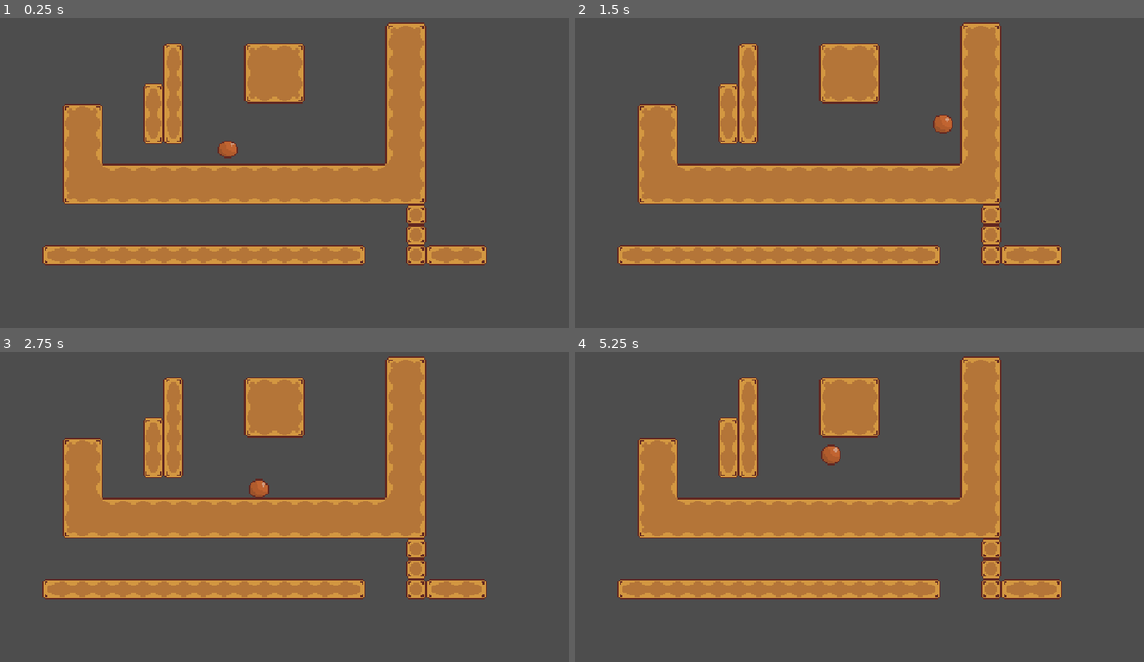
Above: before the commit, frames 1-4 (two rows, left to right).
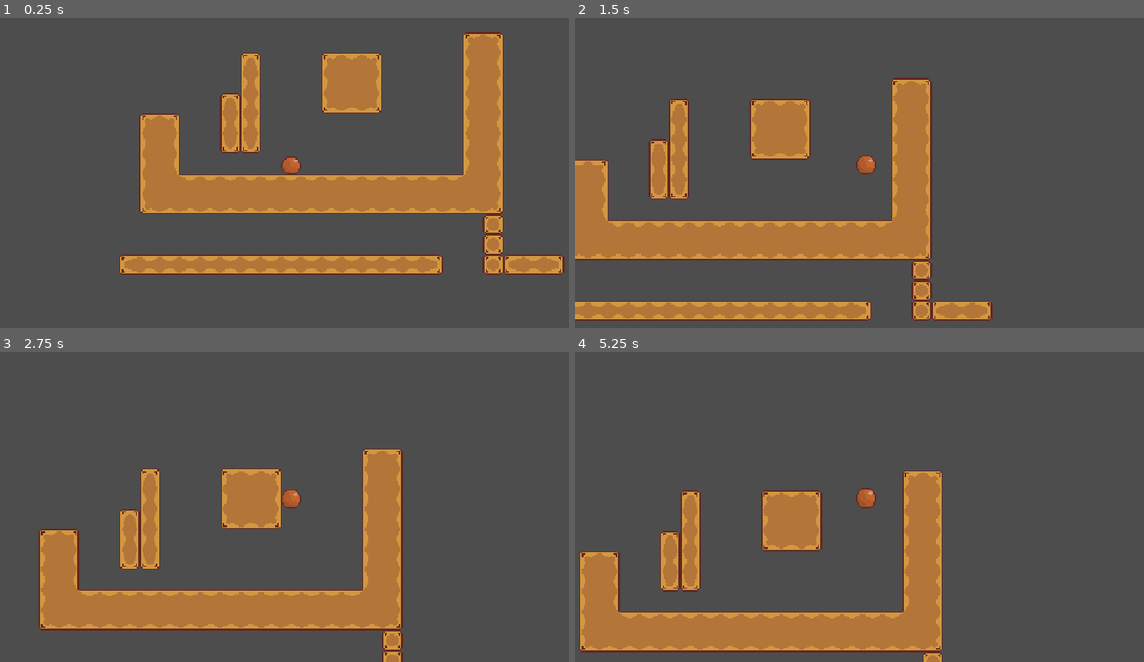
Above: after the commit, the same moments.

Repository: seanlhwi/Haven
Game: Godot game, scene res://game.tscn
Same seed, same stepped clock (60 frames per second), same inputs: the game is played once before the commit and once after it.
Inputs:
- Up to frame 1 (0.25 s): no input
- Up to frame 2 (1.5 s): tap Enter at 0.5 s; hold Space (jump) 0.53-1.28 s; hold Right (move_right) from 0.53 s (still down); tap Space (jump) at 1.35 s
- Up to frame 3 (2.75 s): tap Space (jump) at 1.52, 1.82 s; release Right (move_right) at 2.03 s; hold Left (move_left) from 2.03 s (still down); hold Space (jump) from 2.03 s (still down)
- Up to frame 4 (5.25 s): release Left (move_left) at 2.78 s; release Space (jump) at 2.78 s; hold Right (move_right) 2.78-4.28 s; tap Space (jump) at 2.85, 3.02, 3.32, 4.35, 4.52, 4.82 s; hold Space (jump) 3.53-4.28 s; hold Left (move_left) 4.28-5.03 s; hold Right (move_right) from 5.03 s (still down); hold Space (jump) from 5.03 s (still down)

The runs differ from the first frame. In frame 1, 31% of the frame differs, in the area x 7-100%, y 1-83%; in frame 2, 36%, in the area x 0-86%, y 1-98%; in frame 3, 31%; in frame 4, 34%.

Commit message:
Made Triple Jump Better

Diff:
--- a/Boba/Scenes/player.gd
+++ b/Boba/Scenes/player.gd
@@ -8,8 +8,8 @@
 const AIR_FRIC  = 350    # how quickly you slow down (lower number retains more velocity)
 
 # --- Jumping ---
-const JUMP_VELOCITIES = [-300.0, -387.0, -458.0] # jumps 1, 2, 3
-const COMBO_TIMER = 0.30 # time for combo jump after hittin floor
+const JUMP_VELOCITIES = [-200.0, -280.0, -360.0] # jumps 1, 2, 3
+const COMBO_TIMER = 0.10 # time for combo jump after hittin floor
 
 var jump_stage := 0   # counts jump stage
 var combo_timer := 0.0
@@ -45,21 +45,17 @@
 			jump_stage = 0 # waited too long, chain resets
 	else:
 		coyote_timer = max(coyote_timer - delta, 0.0)
-	# --- Coyote timer ---
-	if is_on_floor():
-		coyote_timer = COYOTE_TIME # if on floor, make coyote_timer 0.10
-	else:
-		coyote_timer = max(coyote_timer - delta, 0.0) # count down by delta each frame until time is 0.0
 
 	# --- Jump Buffer Timer ---
-	if Input.is_action_just_pressed("jump"):
+	if Input.is_action_pressed("jump"):
 		jump_buffer_timer = JUMP_BUFFER # if action just pressed make jump buffer timer 0.10
 	else:
 		jump_buffer_timer = max(jump_buffer_timer - delta, 0.0) # start buffer timer if button pressed in past frame, otherwise make timer = 0.0
 
 	if jump_buffer_timer > 0.0 and coyote_timer > 0.0:
 		velocity.y = JUMP_VELOCITIES[jump_stage]            # pick this jump's speed
-		jump_stage = (jump_stage + 1) % JUMP_VELOCITIES.size() # move to the next jump, wrap after the last
+		#jump_stage = (jump_stage + 1) % JUMP_VELOCITIES.size() # move to the next jump, wrap after the last
+		jump_stage = min(jump_stage + 1, JUMP_VELOCITIES.size() - 1) # advance, but stay on the last (highest) jump
 		combo_timer = COMBO_TIMER                         # restart the window
 		jump_buffer_timer = 0.0
 		coyote_timer = 0.0
--- a/Boba/game.tscn
+++ b/Boba/game.tscn
@@ -49,9 +49,9 @@
 [node name="Game" type="Node2D" unique_id=1714813775]
 
 [node name="Player" parent="." unique_id=335862165 instance=ExtResource("1_80nbo")]
-position = Vector2(-50, -52)
+position = Vector2(-61, -40)
 
-[node name="Camera2D" type="Camera2D" parent="." unique_id=832723039]
+[node name="Camera2D" type="Camera2D" parent="Player" unique_id=832723039]
 zoom = Vector2(2.5, 2.5)
 
 [node name="StaticBody2D" type="StaticBody2D" parent="." unique_id=221443512]
--- a/Boba/player.tscn
+++ b/Boba/player.tscn
@@ -40,7 +40,7 @@
 }]
 
 [sub_resource type="CircleShape2D" id="CircleShape2D_6mlwo"]
-radius = 8.0
+radius = 7.615773
 
 [node name="Player" type="CharacterBody2D" unique_id=335862165]
 script = ExtResource("1_onrkg")
